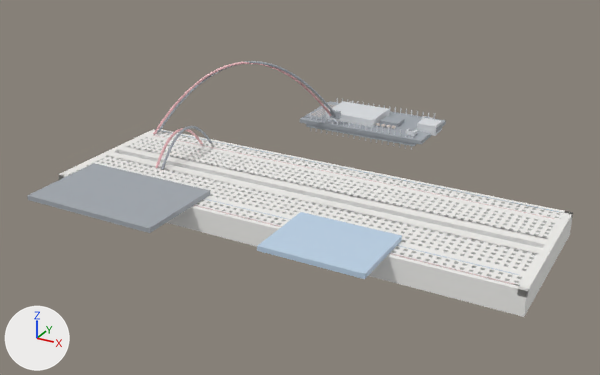
Before and after pictures for a commit that changed the glTF model mcp-server/physical_studio/bench/ready/snake-game/step-7.glb.
Before and after are seen from a 50 mm lens placed at (0.122, -0.223, 0.121), pointed at (-0.01, 0.017, 0.001). The lights are fixed; the arrows at lower left show +X, +Y and +Z. The older version comes first. Where no turn or scale is listed for an object, it has been applied to the vertices. Vertices at exactly the same position are counted once.

The first picture shows 'breadboard__mesh', 'ground_supply__mesh', 'joystick__mesh', 'matrix__mesh', 'power_supply__mesh', 'uno__mesh' and 2 more.
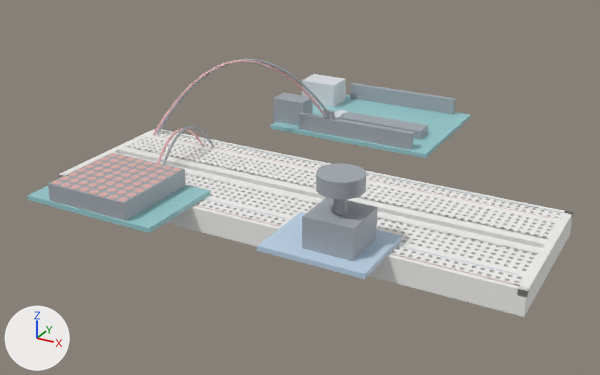
Changed parts and their boxes (x1, y1, x2, y2) in the pictures (600 x 375 px):
'uno__mesh', reshaped (37% wider, 60% taller): before (300, 98, 446, 150); after (271, 74, 471, 158)
'joystick__mesh', reshaped (72% taller): before (257, 212, 402, 279); after (257, 163, 402, 279)
'matrix__mesh', reshaped (14% taller): before (27, 163, 210, 233); after (27, 153, 210, 233)
part 1 of me_uno__mesh, added (cyan): after (271, 94, 471, 158)
part 2 of me_uno__mesh, added: after (302, 74, 346, 107)
part 3 of me_uno__mesh, added: after (273, 93, 313, 125)
part 4 of me_uno__mesh, added: after (341, 112, 428, 139)
part 5 of me_uno__mesh, added: after (335, 110, 348, 119)
part 6 of me_uno__mesh, added: after (299, 112, 414, 150)
part 7 of me_uno__mesh, added: after (350, 83, 456, 115)
part 8 of me_uno__mesh, deleted: before (300, 100, 446, 146)
part 9 of me_matrix__mesh, added: after (48, 153, 186, 221)
part 10 of me_matrix__mesh, added: after (89, 159, 181, 202)
part 11 of me_matrix__mesh, recoloured (grey to cyan): before (27, 163, 210, 233); after (27, 185, 210, 233)
part 12 of me_joystick__mesh, added: after (302, 197, 378, 261)
part 13 of me_joystick__mesh, added: after (316, 163, 366, 215)

What the commit changed:
me_uno__mesh is used by ob_uno__mesh; location (0.0, 0.0, 0.0).
me_uno__mesh had 708 vertices, 1176 faces and spanned x -0.0402..0.017, y 0.071..0.099, z 0.0008..0.009.
me_uno__mesh now has 56 vertices, 84 faces and spans x -0.0507..0.0216, y 0.0583..0.1117, z 0.0038..0.0158.
me_uno__mesh part 1: a new loose piece, a box spanning x -0.047..0.0216, y 0.0583..0.1117, z 0.0042..0.0058, in mat_defaultmaterial_001.
me_uno__mesh part 2: a new loose piece, a box spanning x -0.0507..-0.0347, y 0.092..0.104, z 0.0048..0.0158, in mat_defaultmaterial_001.
me_uno__mesh part 3: a new loose piece, a box spanning x -0.0487..-0.0347, y 0.0635..0.0725, z 0.0048..0.0158, in mat_defaultmaterial_001.
me_uno__mesh part 4: a new loose piece, a box spanning x -0.0212..0.0138, y 0.072..0.08, z 0.0058..0.0093, in mat_defaultmaterial_001.
me_uno__mesh part 5: a new loose piece, a box spanning x -0.0287..-0.0247, y 0.076..0.086, z 0.0058..0.0074, in mat_defaultmaterial_001.
me_uno__mesh part 6: a new loose piece, a box spanning x -0.0342..0.0148, y 0.0597..0.0622, z 0.0038..0.0123, in mat_defaultmaterial_001.
me_uno__mesh part 7: a new loose piece, a box spanning x -0.0342..0.0148, y 0.1079..0.1104, z 0.0038..0.0123, in mat_defaultmaterial_001.
me_uno__mesh part 8: 274 vertices removed from x -0.0402..0.017, y 0.071..0.099, z 0.0008..0.009.
Other edits to the shape of me_uno__mesh do not show in these pictures.
me_matrix__mesh is used by ob_matrix__mesh.
me_matrix__mesh had 8 vertices, 12 faces and spanned x -0.0758..-0.0258, y -0.0485..-0.0165, z 0.008..0.0096.
me_matrix__mesh now has 1424 vertices, 2584 faces and spans x -0.0758..-0.0258, y -0.0485..-0.0165, z 0.008..0.0158.
me_matrix__mesh part 9: a new loose piece, a box spanning x -0.0663..-0.0353, y -0.048..-0.017, z 0.0096..0.0156, in mat_defaultmaterial_002.
me_matrix__mesh part 10: 770 vertices added at x -0.0543..-0.0357, y -0.0475..-0.0175, z 0.0156..0.0158.
me_matrix__mesh part 11: 12 kept faces spanning x -0.0758..-0.0258, y -0.0485..-0.0165, z 0.008..0.0096 get new vertex colours; the middle colour goes from grey #a4aab1 to cyan #97cace.
Other edits to the shape of me_matrix__mesh do not show in these pictures.
me_joystick__mesh is used by ob_joystick__mesh; location (0.0, 0.0, 0.0).
me_joystick__mesh had 8 vertices, 12 faces and spanned x 0.0084..0.0424, y -0.0425..-0.0165, z 0.008..0.0096.
me_joystick__mesh now has 115 vertices, 216 faces and spans x 0.0084..0.0424, y -0.0425..-0.0165, z 0.008..0.0316.
me_joystick__mesh part 12: a new loose piece, a box spanning x 0.0204..0.0364, y -0.0375..-0.0215, z 0.0096..0.0196, in mat_defaultmaterial_003.
me_joystick__mesh part 13: a new loose piece of 99 vertices spanning x 0.0214..0.0354, y -0.0365..-0.0225, z 0.0196..0.0316, in mat_defaultmaterial_003.
